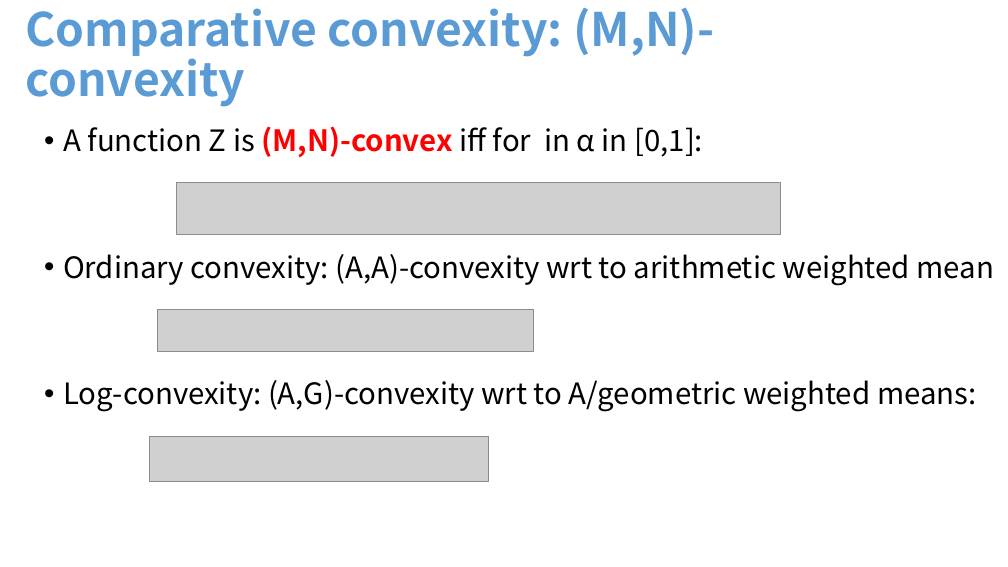
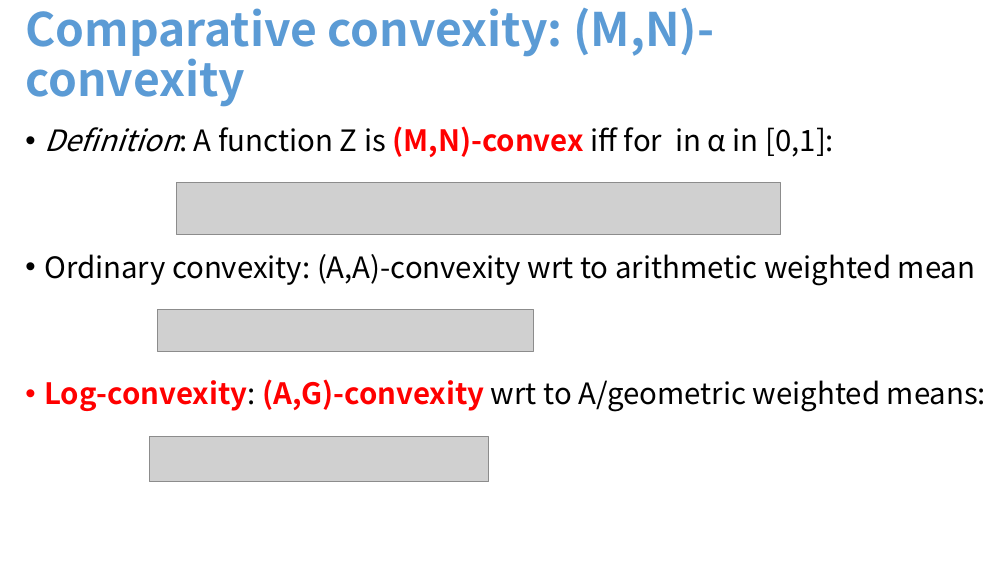
Before and after one commit to FrankNielsen/FrankNielsen.github.io, a slide deck: slide 29 of PPTX/DivergencesComparativeConvexity-FrankNIELSEN.pptx (slide 25 before the commit). Drawn at 1008x567 pixels with LibreOffice and Linux fonts; fonts in the diff are those of the drawing; grey boxes stand for pictures. Boxes give left, top, right and bottom in pixels: in the first picture for what was removed or moved away, otherwise in the second. Text is boxed around its words. In the diff, an @@ line names an element or a change of style, - is before the commit and + after.

```diff
--- a/PPTX/DivergencesComparativeConvexity-FrankNIELSEN.pptx
+++ b/PPTX/DivergencesComparativeConvexity-FrankNIELSEN.pptx
@@ text "Definition: A function Z is ...": place and size @@
-text "Definition: A function Z is ..." at [63,126,994,412]
+text "Definition: A function Z is ..." at [44,126,986,412]
@@ text at [44,126,834,157]: text changed @@
-• A function Z is (M,N)-convex iff for in α in [0,1]:
+• Definition: A function Z is (M,N)-convex iff for in α in [0,1]:
@@ text at [44,379,986,412]: text colour #000000 to #FF0000, bold on in "Log-convexity: (A,G)-convexity" @@
```
Also in this commit, not shown: 27 other slides changed, 8 slides added, 4 other files.
